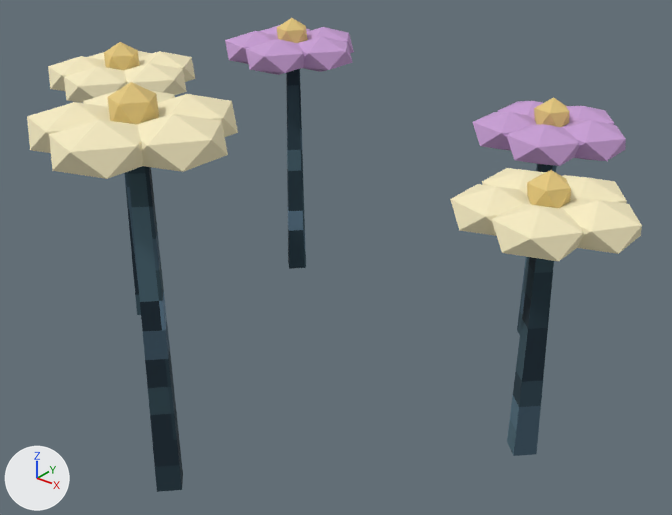
One commit to the glTF model ArenaTaticaUnity/Assets/ArenaTatica/Resources/Models/Mapa/neve/enfeite_flores.glb: the scene before it, then after it.
Camera for both pictures: a 50 mm lens placed at (0.319, -0.385, 0.315), pointed at (0.021, -0.013, 0.084). The lights are fixed; the arrows at lower left show +X, +Y and +Z. The older version comes first.

In view in the first picture: 'neve_enfeite_flores'.
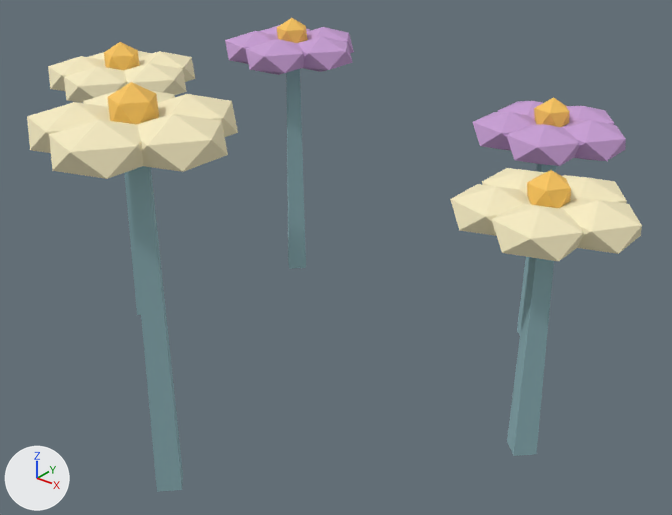
Changed parts and their boxes (x1, y1, x2, y2) in the pictures (672 x 515 px):
'neve_enfeite_flores', surface changed: (102, 18, 573, 492) in both

Edits to the bpy script that builds the scene:
```text
Change mat_neve_folhagem:
    where n0 = _N.new('ShaderNodeBsdfPrincipled'); n0.name = 'Principled BSDF'
    n0.inputs[2].default_value: 0.9 -> 0.88  # 'Roughness'
    where n2 = _N.new('ShaderNodeMix'); n2.name = 'Mix'
    add n2.inputs[7].default_value = (0.29, 0.48, 0.52, 1.0)  # 'B', greyish cyan #93b8bf
    remove n4 = _N.new('ShaderNodeTexImage'); n4.name = 'Image Texture'
    remove n4.image = img_neve_folhagem
    remove n4.interpolation = 'Closest'
    where n3 = _N.new('ShaderNodeVertexColor'); n3.name = 'Color Attribute'
    remove _L.new(n3.outputs[0], n2.inputs[7])  # 'Color' to 'B'
    remove _L.new(n4.outputs[0], n2.inputs[6])  # 'Color' to 'A'
    add _L.new(n3.outputs[0], n2.inputs[6])  # 'Color' to 'A'
Change mat_neve_ouro:
    where n2 = _N.new('ShaderNodeMix'); n2.name = 'Mix'
    n2.inputs[7].default_value: (0.78, 0.58, 0.21, 1.0) -> (0.95, 0.56, 0.11, 1.0)  # 'B', yellow #e5c87e -> 'B', orange #f9c55d
```
